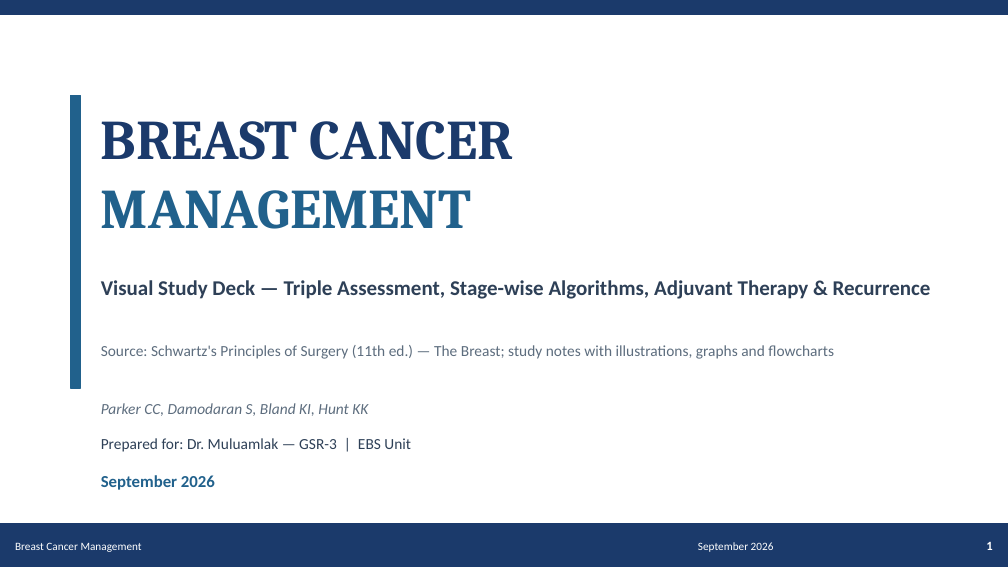
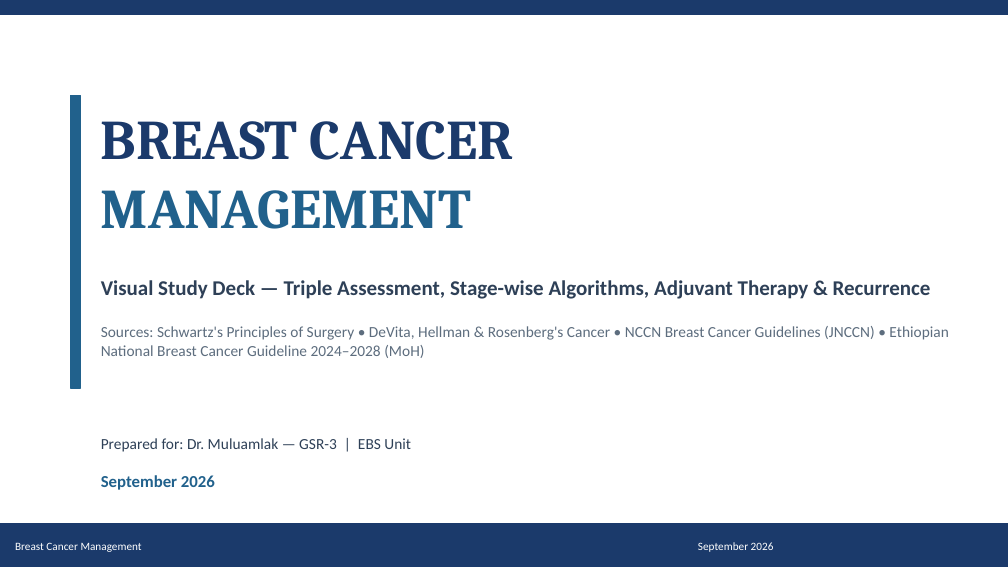
Before and after one commit to Muluamlak/Phone, a slide deck: slide 1 of BreastCancer_Management_Visual_65.pptx. Drawn at 1008x567 pixels with LibreOffice and Linux fonts; fonts in the diff are those of the drawing. Boxes give left, top, right and bottom in pixels: in the first picture for what was removed or moved away, otherwise in the second. Text is boxed around its words. In the diff, an @@ line names an element or a change of style, - is before the commit and + after.

```diff
--- a/BreastCancer_Management_Visual_65.pptx
+++ b/BreastCancer_Management_Visual_65.pptx
@@ text at bbox=[101, 326, 948, 358]: text changed @@
-Source: Schwartz's Principles of Surgery (11th ed.) — The Breast; study notes with illustrations, graphs and flowcharts
+Sources: Schwartz's Principles of Surgery • DeVita, Hellman & Rosenberg's Cancer • NCCN Breast Cancer Guidelines (JNCCN) • Ethiopian National Breast Cancer Guideline 2024–2028 (MoH)
@@ text "Sources: Schwartz's Principles of Surgery ..." at bbox=[101, 326, 948, 358]: vertical alignment middle to top @@
@@ text removed at bbox=[101, 403, 368, 416] @@
-Parker CC, Damodaran S, Bland KI, Hunt KK
@@ text removed at bbox=[986, 542, 992, 550] @@
-1
```
Also in this commit, not shown: 64 other slides changed.
